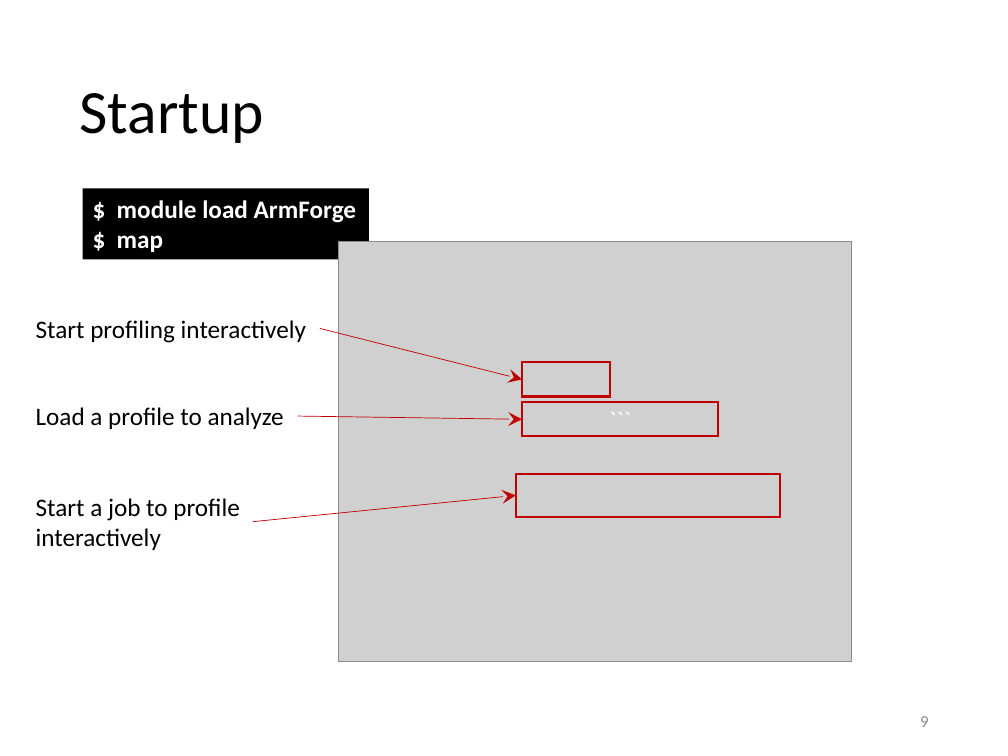
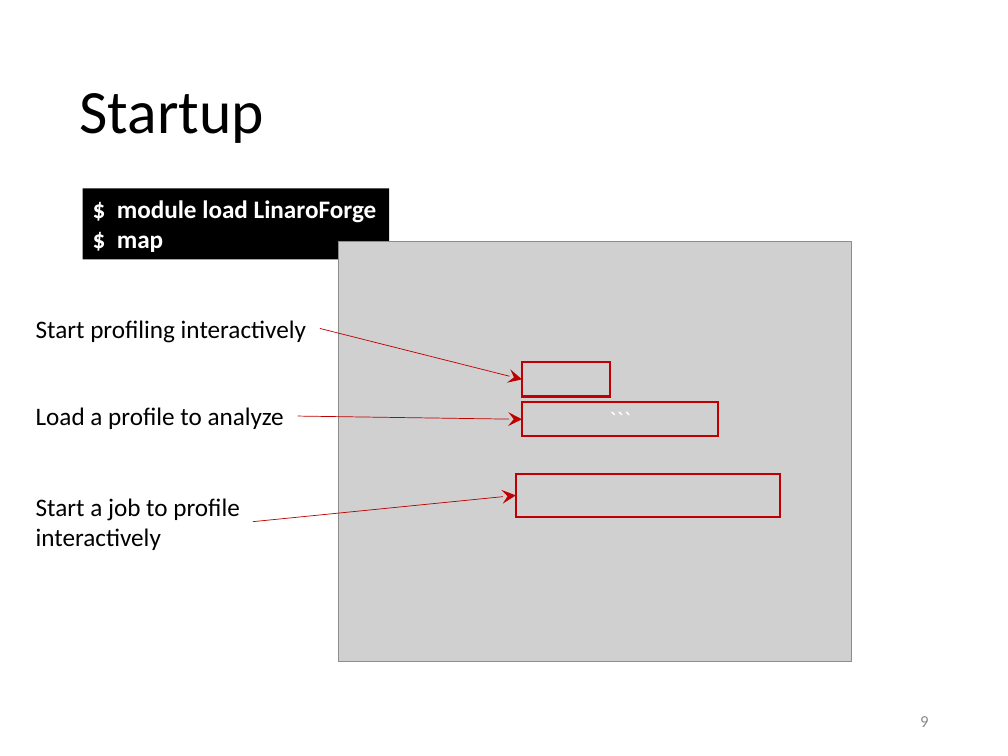
Before and after one commit to gjbex/Code-optimization, a slide deck: slide 9 of arm-map/arm_map.pptx. Drawn at 1008x756 pixels with LibreOffice and Linux fonts; fonts in the diff are those of the drawing; grey boxes stand for pictures. Boxes give left, top, right and bottom in pixels: in the first picture for what was removed or moved away, otherwise in the second. Text is boxed around its words. In the diff, an @@ line names an element or a change of style, - is before the commit and + after.

Commit message:
Replace Arm by Linaro
Since MAP & DDT were taken over by Lnaro from Arm, slides are updated accordingly.

```diff
--- a/arm-map/arm_map.pptx
+++ b/arm-map/arm_map.pptx
@@ rectangle "$ module load LinaroForge": place and size @@
-rectangle "$ module load LinaroForge" at box(83, 188, 369, 260)
+rectangle "$ module load LinaroForge" at box(83, 188, 389, 260)
@@ text in rectangle at box(117, 200, 377, 223): text changed @@
-$ module load ArmForge
+$ module load LinaroForge
```
Also in this commit, not shown: 2 other slides changed, 1 other file.
